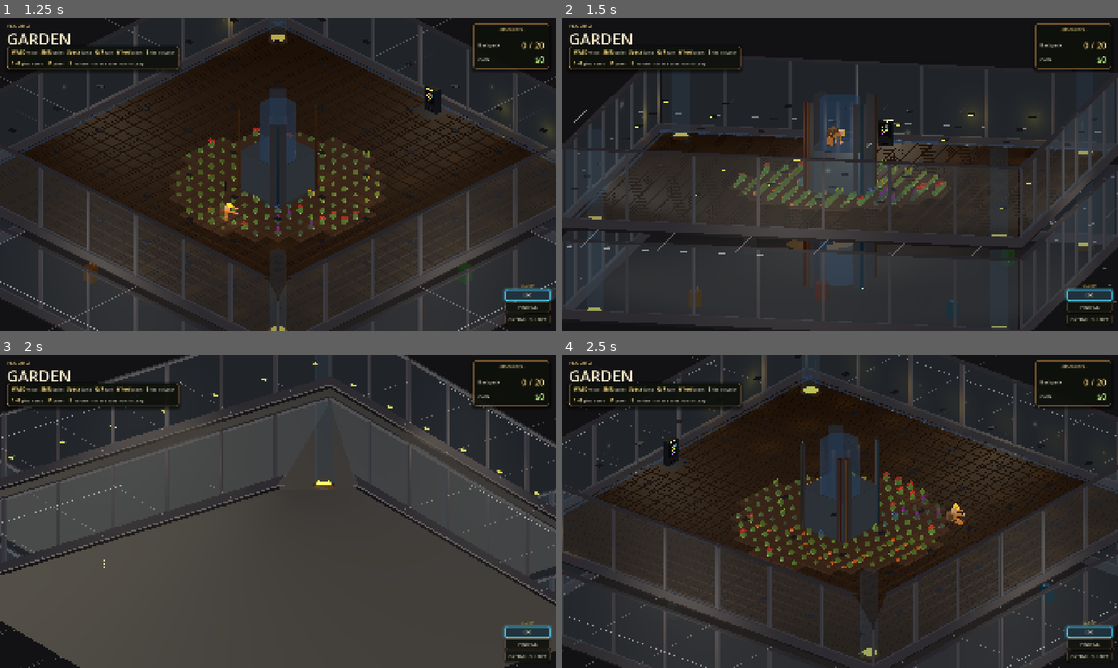
Above: before the commit, frames 1-4 (two rows, left to right).
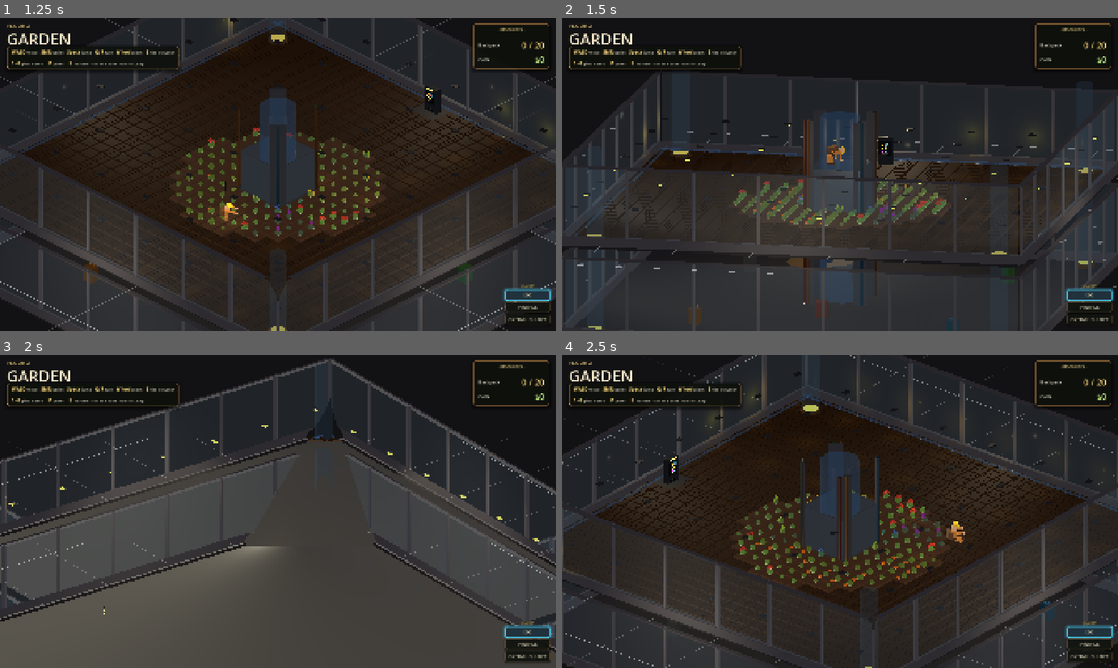
Above: after the commit, the same moments.

Repository: jaredclarkgay/space-tower-iso
Game: Godot game, scene res://scenes/tower/tower.tscn
The game is run twice, just before and just after one commit, with the same random seed, the same clock (stepped at 60 frames per second) and the same inputs.
Inputs (mouse positions are in pixels of both pictures, inside the frame that each line leads up to):
- Up to frame 1 (1.25 s): tap Enter at 0.5 s; move the mouse to (400, 158) at 0.52 s; hold D (move_right) from 0.53 s (still down); hold Space (jump) from 0.53 s (still down); click (400, 158) at 0.67 s
- Up to frame 2 (1.5 s): release D (move_right) at 1.25 s; release Space (jump) at 1.25 s; drag from (728, 190) to (812, 237) at 1.27 s
- Up to frame 3 (2 s): no input
- Up to frame 4 (2.5 s): move the mouse to (895, 442) at 2.02 s; hold D (move_right) from 2.03 s (still down); hold Q (camera_rotate_left) from 2.03 s (still down); tap Space (jump) at 2.3 s

Frame 1 is identical in both runs. In frame 2, 16% of the frame differs, in the area x 0-100%, y 13-100%; in frame 3, 23%, in the area x 0-100%, y 0-100%; in frame 4, 18%.

Commit message:
feat(camera): gentle vertical jump-follow so big jumps stay in frame
A charged jump now clears ~9 m, but the iso pivot was anchored to the floor, so
the player launched clean out of the top of frame (flagged last session). The
pivot now chases 55% of the player's height above the floor and eases back on
landing — they stay in shot without the camera feeling glued to the body.

Co-Authored-By: Claude Opus 4.8 (1M context) <noreply@anthropic.com>

Diff:
--- a/scenes/tower/tower_controller.gd
+++ b/scenes/tower/tower_controller.gd
@@ -32,6 +32,9 @@
 ]
 const _SPAWN_LEVEL := 2   # the player starts on the Garden (home floor)
 const _PIVOT_CHEST := 1.0      # camera look-at height above a floor's surface
+# Fraction of the player's height-above-floor the pivot follows on a jump, so a
+# big jump stays in frame without the camera feeling glued to the body.
+const _JUMP_FOLLOW_FRACTION := 0.55
 
 var _player: Node3D
 var _pivot: Node3D
@@ -149,7 +152,15 @@
 	# Camera pivot rises/lowers with the current floor — only in iso mode and
 	# outside dialogue, where the camera owns the pivot pose itself.
 	if _pivot and String(_gs.get("camera_mode")) == "iso" and not bool(_gs.get("dialogue_open")):
-		var target_y: float = _base_y_for_level(_current_level) + _PIVOT_CHEST
+		var floor_anchor: float = _base_y_for_level(_current_level) + _PIVOT_CHEST
+		# Jump-follow: now that a charged jump clears ~9 m, anchoring the pivot to
+		# the floor lets the player launch clean out of the top of frame. Let the
+		# pivot chase a FRACTION of how far they've risen above the floor so they
+		# stay in shot, then ease back down on landing. Partial (not 1:1) keeps a
+		# stable ground reference instead of gluing the camera to the body.
+		var floor_surface: float = _base_y_for_level(_current_level) + float(_c.FLOOR_3D_TOP_Y)
+		var rise: float = maxf(0.0, _player.global_position.y - floor_surface)
+		var target_y: float = floor_anchor + rise * _JUMP_FOLLOW_FRACTION
 		_pivot.position.y = target_y if snap else lerpf(_pivot.position.y, target_y, 0.12)
 	# Ambience eases to the current floor's mood (Utility dark, Garden warm,
 	# Arboretum/Canopy bright green).
